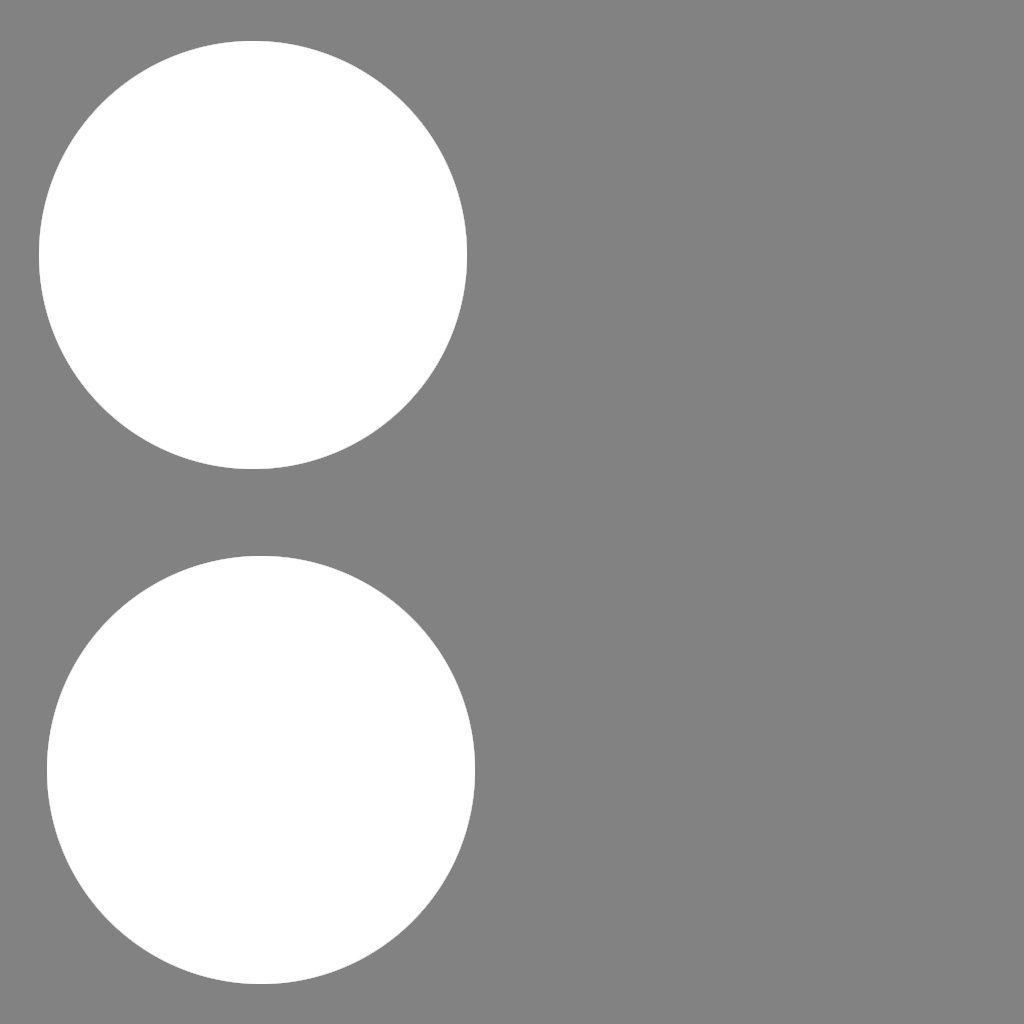
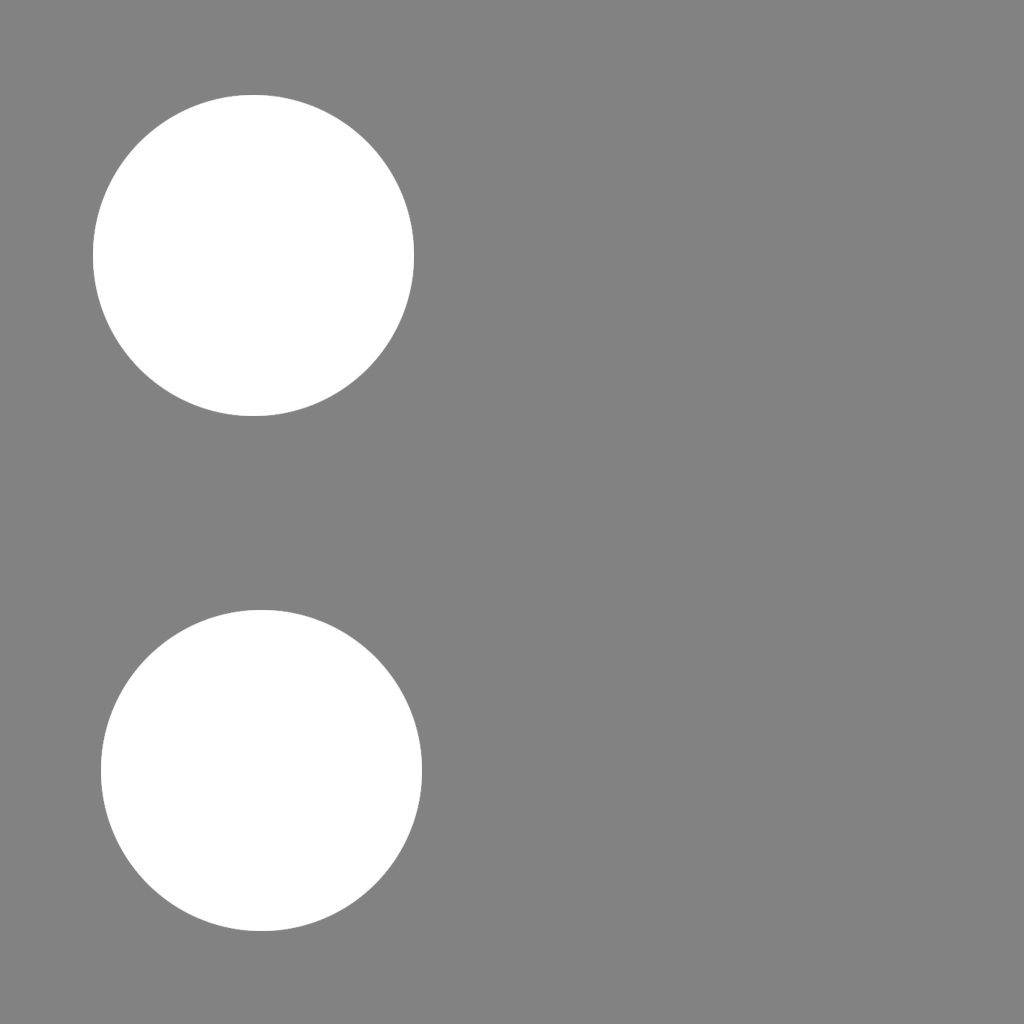
Layered file, before and after one edit (1024 x 1024). Changes by layer:
painted on "Layer 1 copy" over bbox(47, 556, 475, 984)
painted on "Layer 1" over bbox(39, 41, 467, 469)
